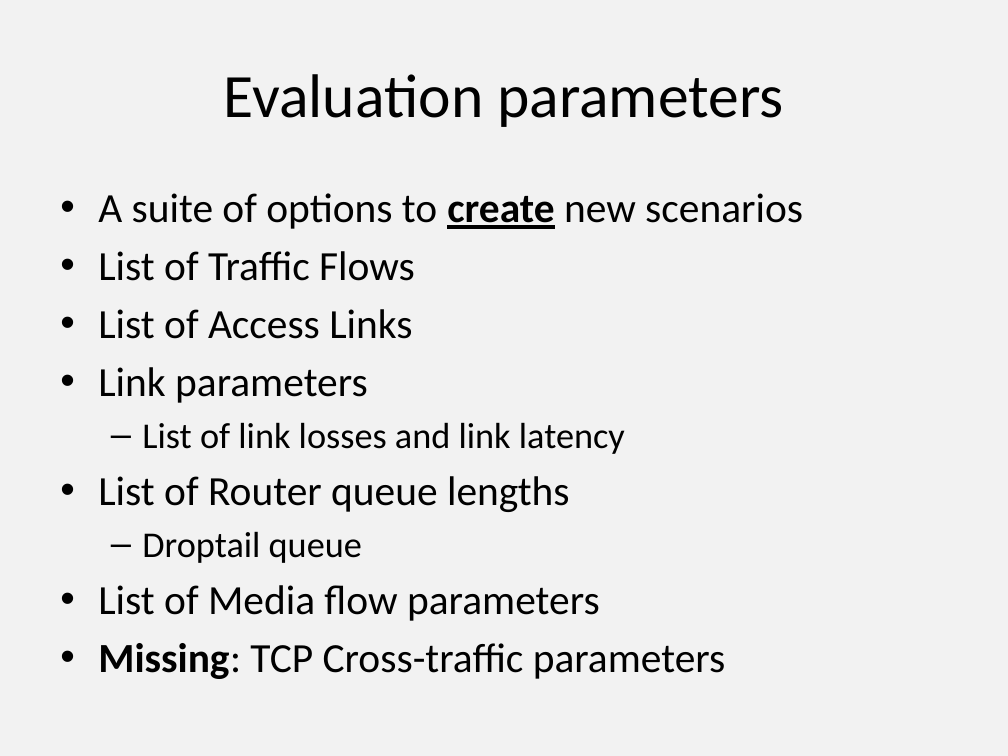
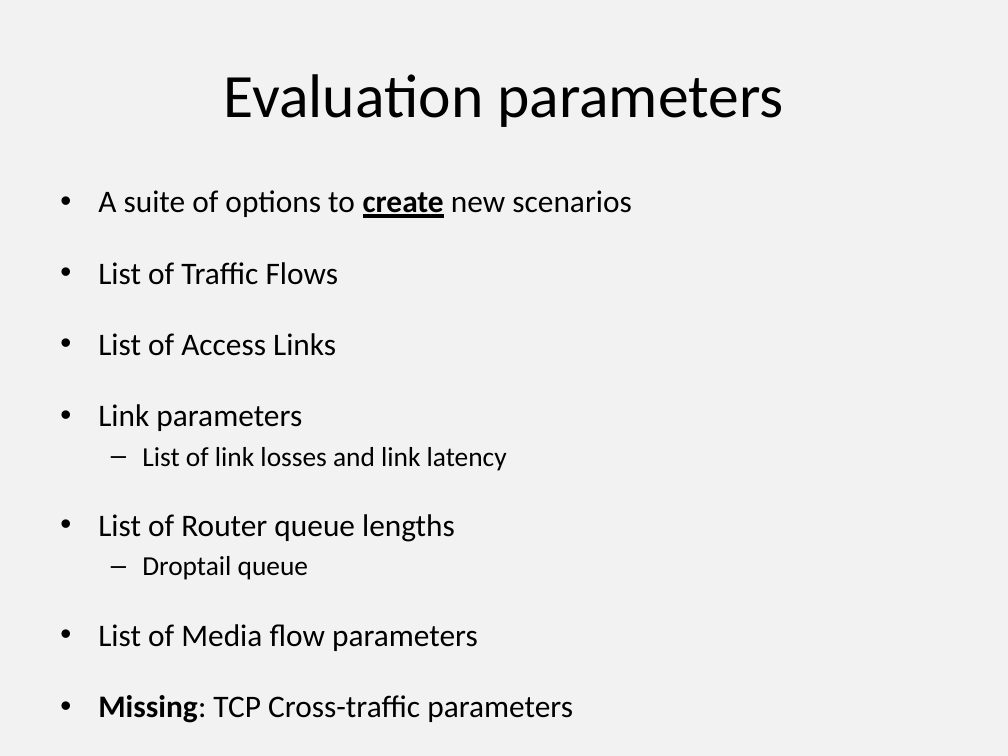
Before and after one commit to protocols-comnet/rmcat-eval-criteria, a slide deck: slide 5 of ppt-ietf87-rmcat-cc-eval-00.pptx. Drawn at 1008x756 pixels with LibreOffice and Linux fonts; fonts in the diff are those of the drawing. Boxes give left, top, right and bottom in pixels: in the first picture for what was removed or moved away, otherwise in the second. Text is boxed around its words. In the diff, an @@ line names an element or a change of style, - is before the commit and + after.

```diff
--- a/ppt-ietf87-rmcat-cc-eval-00.pptx
+++ b/ppt-ietf87-rmcat-cc-eval-00.pptx
@@ text "A suite of options to ..." at (98,190,632,723): size 29.6 to 22.4 pt in "A suite of options to create new ...", "List of Traffic Flows", "List of Access Links", "Link parameters" and 3 more places; size 25.9 to 19.6 pt in "List of link losses and link latency", "Droptail queue"; less space between paragraphs @@
```
Also in this commit, not shown: 2 other slides changed, 1 slide added, 1 slide removed.
